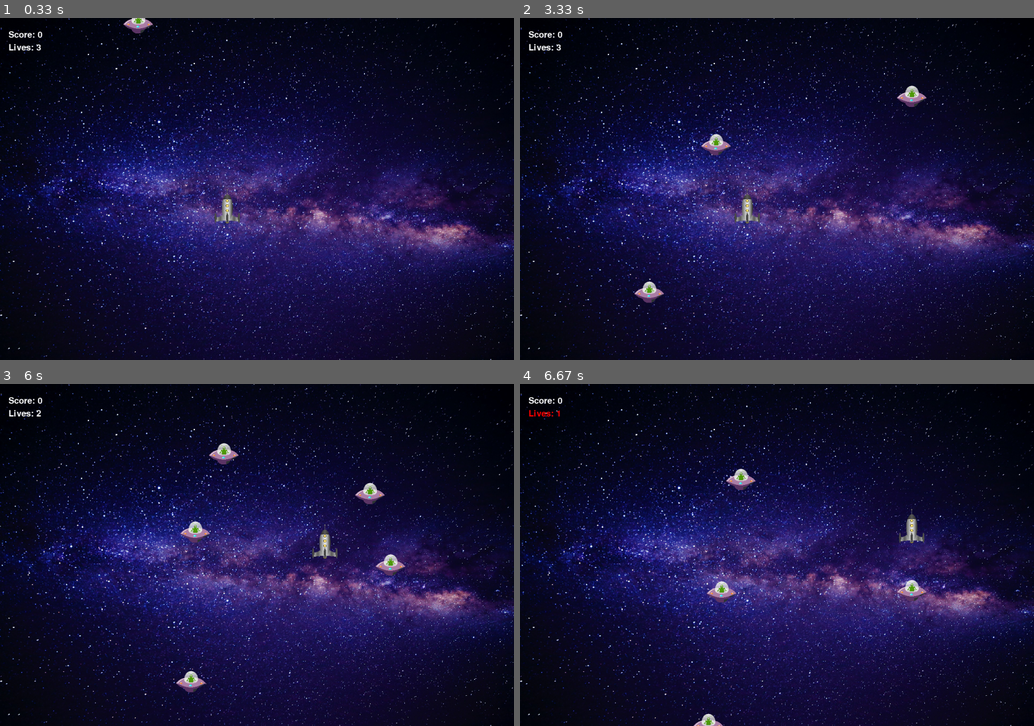
Above: before the commit, frames 1-4 (two rows, left to right).
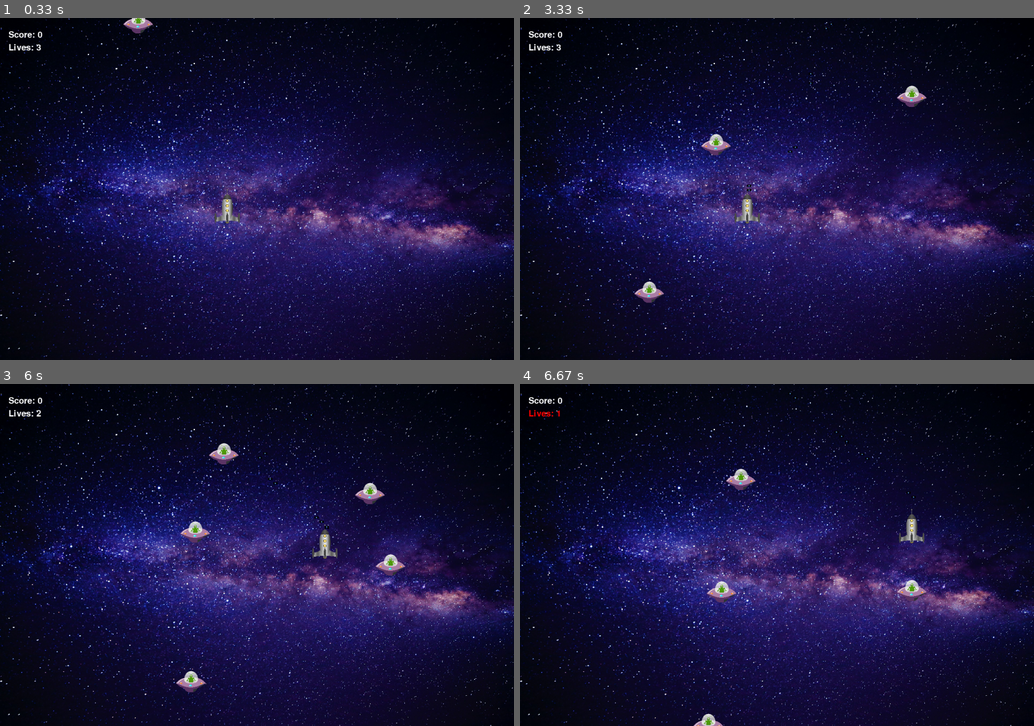
Above: after the commit, the same moments.

Repository: Pavel-Bylkov/shuter_pygame
Game: pygame game, started from main.py
The game is run twice, just before and just after one commit, with the same random seed, the same clock (stepped at 60 frames per second) and the same inputs.
Inputs:
- Up to frame 1 (0.33 s): no input
- Up to frame 2 (3.33 s): tap Space at 0.33, 0.73, 1.03, 1.23, 1.57, 1.87, 2.07, 2.37, 2.63, 2.97, 3.27 s; hold D 0.67-1.13 s; hold W 1.17-1.47 s; hold D 1.5-1.97 s; hold A 2-2.53 s; hold S 2.57-2.87 s; hold A 2.9-3.3 s
- Up to frame 3 (6 s): hold W 3.33-3.7 s; tap Space at 3.4, 3.8, 4.1, 4.47, 4.87, 5.17, 5.37, 5.67, 5.87 s; hold D 3.73-4.37 s; hold S 4.4-4.77 s; hold A 4.8-5.27 s; hold D 5.3-5.77 s; hold W from 5.8 s (still down)
- Up to frame 4 (6.67 s): release W at 6.1 s; hold D 6.13-6.6 s; tap Space at 6.2, 6.5 s; hold A from 6.63 s (still down)

Frame 1 is identical in both runs. In frame 2, less than 0.1% of the frame differs, in the area x 44-61%, y 1-51%; in frame 3, less than 0.1%, in the area x 50-64%, y 8-43%; in frame 4, less than 0.1%.

Commit message:
add bull

Diff:
--- a/main.py
+++ b/main.py
@@ -16,6 +16,7 @@
 img_hero = "rocket.png"  # герой
 img_enemy = "ufo.png"  # враг
 img_over = "gameover.jpeg"
+img_bull = "blaster.png"
 win_width, win_height = 1200, 800
 
 # цвета
@@ -59,8 +60,10 @@
         self.rect = self.image.get_rect()
         self.rect.x = 500
         self.rect.y = 400
+        self.bullets = pg.sprite.Group()
 
     def update(self):
+        self.bullets.update()
         keys = pg.key.get_pressed()
         if keys[pg.K_w]:
             self.rect.y -= self.speed
@@ -70,9 +73,14 @@
             self.rect.x -= self.speed
         if keys[pg.K_d]:
             self.rect.x += self.speed
+        if keys[pg.K_SPACE]:
+            self.bullets.add(
+                Bullet(x=self.rect.centerx, y=self.rect.top, speed=10)
+            )
 
     def reset(self, win):
         win.blit(self.image, (self.rect.x, self.rect.y))
+        self.bullets.draw(win)
 
 
 class Enemy(pg.sprite.Sprite):
@@ -98,6 +106,22 @@
         win.blit(self.image, (self.rect.x, self.rect.y))
 
 
+class Bullet(pg.sprite.Sprite):
+    def __init__(self, x, y, speed):
+        super().__init__()
+        self.speed = speed
+        self.image = pg.transform.scale(pg.image.load(img_bull), (10, 5))
+        self.rect = self.image.get_rect()
+        self.rect.x = x
+        self.rect.y = y
+
+    def update(self):
+        self.rect.y -= self.speed
+        if self.rect.y < 0:
+            self.kill()
+
+    def reset(self, win):
+        win.blit(self.image, (self.rect.x, self.rect.y))
 
 # Создаем окошко
 pg.display.set_caption("Shooter")  # Title у окна
